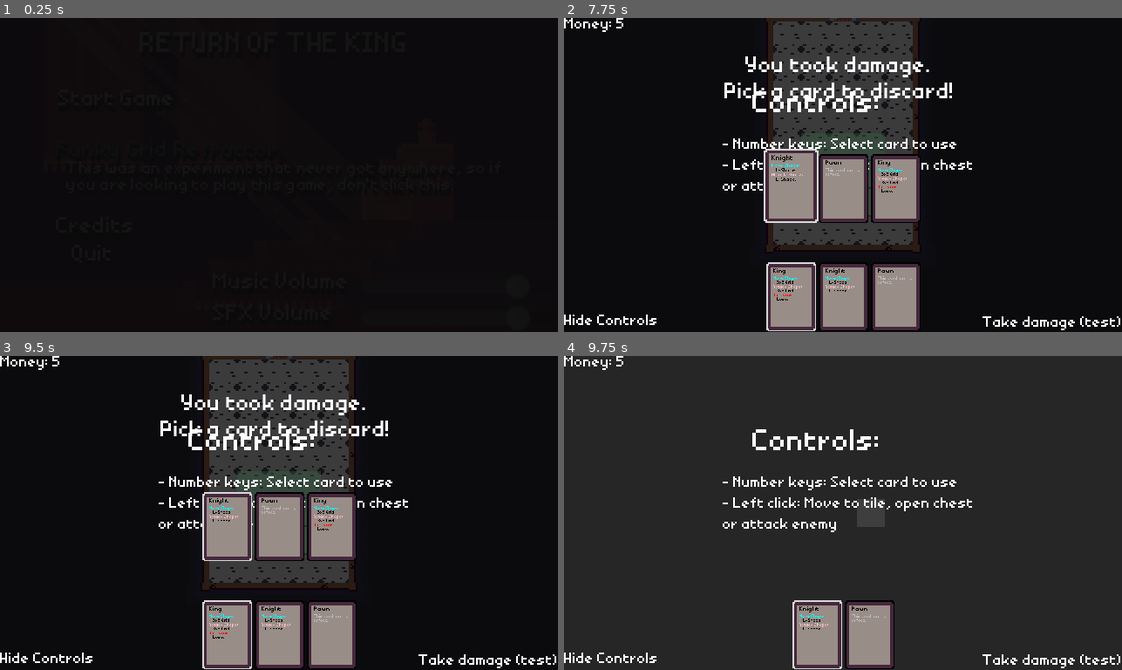
Above: before the commit, frames 1-4 (two rows, left to right).
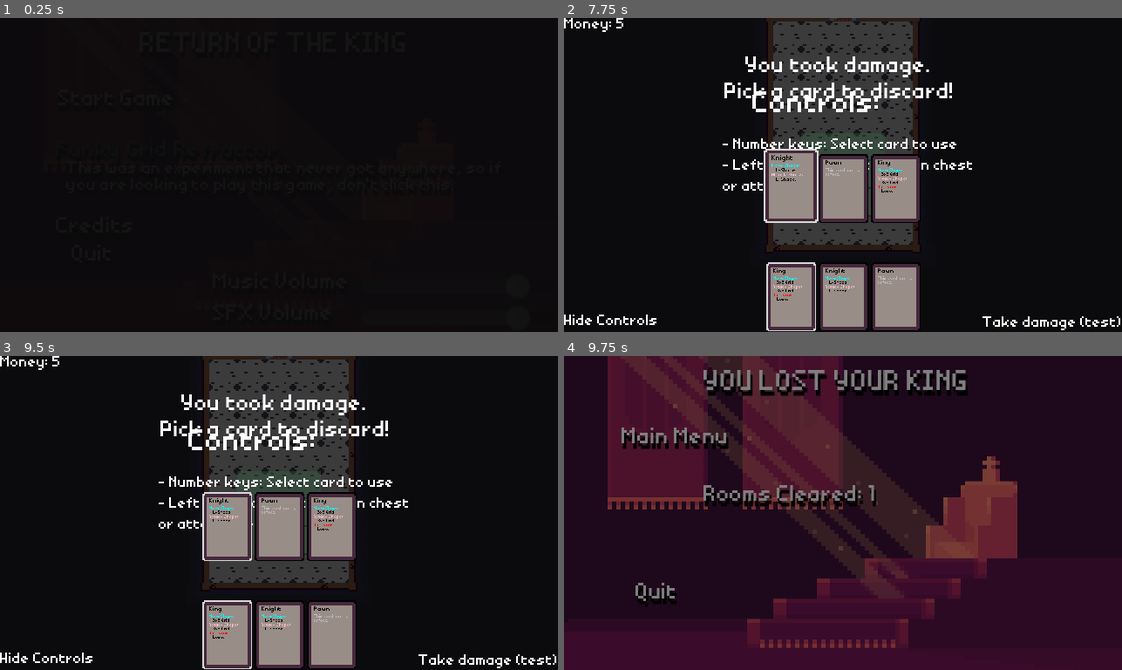
Above: after the commit, the same moments.

Repository: bonsaipropaganda/pass-the-game-jam-2024
Game: Godot game, scene res://ui/splash_screen/splash_screen.tscn
The game is run twice, just before and just after one commit, with the same random seed, the same clock (stepped at 60 frames per second) and the same inputs. Video files are missing from this copy of the repository; at most half a second of black plays in their place. Sound files missing from this copy of the repository are replaced by a short silence.
Inputs (mouse positions are in pixels of both pictures, inside the frame that each line leads up to):
- Up to frame 1 (0.25 s): no input
- Up to frame 2 (7.75 s): click "Start Game" at 0.5 s; click "Take damage (test)" at 1.25 s; tap Enter at 2 s; move the mouse to (965, 159) at 2.02 s; tap 1 at 2.1 s; click (965, 159) at 2.17 s; click "Show controls" at 2.75 s; click "Hide Controls" at 3.5 s; click "Take damage (test)" at 4.25 s; click "Show Controls" at 5 s; drag from (731, 190) to (843, 36) at 5.77 s; move the mouse to (898, 105) at 6.52 s; tap 0 at 6.6 s; click (898, 105) at 6.67 s; drag from (815, 237) to (675, 127) at 7.27 s
- Up to frame 3 (9.5 s): move the mouse to (446, 560) at 8.02 s; tap 9 at 8.1 s; click (446, 560) at 8.17 s; drag from (111, 465) to (279, 374) at 8.77 s
- Up to frame 4 (9.75 s): move the mouse to (870, 513) at 9.52 s; tap 1 at 9.6 s; click (870, 513) at 9.67 s

Frames 1-3 are identical in both runs. In frame 4, 95% of the frame differs, in the area x 0-100%, y 0-100%.

Commit message:
reworked game over screen
The game over screen was a little buggy.

I also added the "Rooms Cleared" label to it.

Diff:
--- a/places/game_manager/game_manager.gd
+++ b/places/game_manager/game_manager.gd
@@ -303,12 +303,5 @@
 
 # called when card_king_basic.gd _on_discard is called
 func _on_game_over():
-	# making mostly everything invisble to avoid clicking on tiles and causing null errors
-	get_tree().current_scene.visible = false
-
-	# if there is no delay here there will be an error
-	# due to other things still trying to access the scene tree and changing it too quickly. just trust me we need it ;)
-	await get_tree().create_timer(.3).timeout
-	# sometimes there is an error here: "Cannot call method 'change_scene_to_packed' on a null value."
-	# no idea why
-	get_tree().change_scene_to_packed(preload("res://ui/menus/death_menu.tscn"))
+	$DeathMenu.start()
+	$UI.visible = false
--- a/places/game_manager/game_manager.tscn
+++ b/places/game_manager/game_manager.tscn
@@ -1,7 +1,8 @@
-[gd_scene load_steps=6 format=3 uid="uid://cv2sj0tpmbdau"]
+[gd_scene load_steps=7 format=3 uid="uid://cv2sj0tpmbdau"]
 
 [ext_resource type="Script" path="res://places/game_manager/game_manager.gd" id="1_2n5bb"]
 [ext_resource type="Script" path="res://places/game_manager/camera.gd" id="2_ap55l"]
+[ext_resource type="PackedScene" uid="uid://1l48g2fcdhc4" path="res://ui/menus/death_menu.tscn" id="3_7o05k"]
 [ext_resource type="Script" path="res://ui/menus/controls_menu.gd" id="3_vvdls"]
 [ext_resource type="PackedScene" uid="uid://d4ac0sxxnv6qe" path="res://items/cards/card_deck.tscn" id="4_yh1ds"]
 [ext_resource type="PackedScene" uid="uid://dfsxx0r0misb3" path="res://ui/menus/take_damage_menu.tscn" id="5_8wkup"]
@@ -115,5 +116,7 @@
 theme_override_font_sizes/font_size = 8
 text = "Money: 0"
 
+[node name="DeathMenu" parent="." instance=ExtResource("3_7o05k")]
+
 [connection signal="pressed" from="UI/Side Buttons/TestDamageButton" to="." method="_on_test_damage_button_pressed"]
 [connection signal="toggled" from="UI/Side Buttons/ControlsButton" to="UI/Side Buttons/ControlsButton" method="_on_toggled"]
--- a/ui/menus/death_menu.gd
+++ b/ui/menus/death_menu.gd
@@ -3,22 +3,14 @@
 @onready var scene_width = ProjectSettings.get_setting("display/window/size/viewport_width")
 @export var scene_main_menu : PackedScene
 
-func _ready() -> void:
-	$UI/FadeRectangle.show()
-	#fade from black using FadeRectangle
-	var tween = get_tree().create_tween()
-	tween.tween_property(
-		$UI/FadeRectangle,
-		"color",
-		Color(1.0, 1.0, 1.0, 0.0),
-		1.0 # 1 second
-	).set_trans(Tween.TRANS_CUBIC)
-
+func start():
+	$"UI/Main Menu/Labels/RoomsClearedLabel".text = "Rooms Cleared: " + str(Global.game_manager.rooms_cleared)
+	$UI.visible = true
 
 func _on_main_menu_button_pressed() -> void:
 	AudioManager.music_transition_to(AudioManager.song_enum.GAMEPLAY_1, 3.0)
 	AudioManager.sfx_play(AudioManager.sfx_enum.BUTTON, 0.0)
-	get_tree().change_scene_to_packed(scene_main_menu)
+	get_tree().change_scene_to_file("res://ui/menus/main_menu.tscn")
 
 func _on_quit_button_pressed() -> void:
 	AudioManager.sfx_play(AudioManager.sfx_enum.BUTTON, 0.0)
--- a/ui/menus/death_menu.tscn
+++ b/ui/menus/death_menu.tscn
@@ -5,6 +5,7 @@
 [ext_resource type="Texture2D" uid="uid://c1v68fqkb36nt" path="res://gfx/ui/menues/main_menu.png" id="4_5cjqs"]
 
 [node name="DeathMenu" type="Control"]
+z_index = 4096
 layout_mode = 3
 anchors_preset = 15
 anchor_right = 1.0
@@ -15,6 +16,7 @@
 scene_main_menu = ExtResource("2_2y7e2")
 
 [node name="UI" type="CanvasLayer" parent="."]
+visible = false
 
 [node name="Main Menu" type="Control" parent="UI"]
 layout_mode = 3
@@ -67,6 +69,21 @@
 theme_override_constants/shadow_offset_y = 3
 theme_override_font_sizes/normal_font_size = 15
 text = "YOU LOST YOUR KING"
+
+[node name="RoomsClearedLabel" type="RichTextLabel" parent="UI/Main Menu/Labels"]
+layout_mode = 1
+anchors_preset = 5
+anchor_left = 0.5
+anchor_right = 0.5
+offset_left = -80.0
+offset_top = 74.0
+offset_right = 80.0
+offset_bottom = 112.0
+grow_horizontal = 2
+theme_override_colors/font_shadow_color = Color(0, 0, 0, 1)
+theme_override_constants/shadow_offset_y = 3
+theme_override_font_sizes/normal_font_size = 12
+text = "Rooms Cleared:"
 
 [node name="Buttons" type="Control" parent="UI/Main Menu"]
 layout_mode = 1
